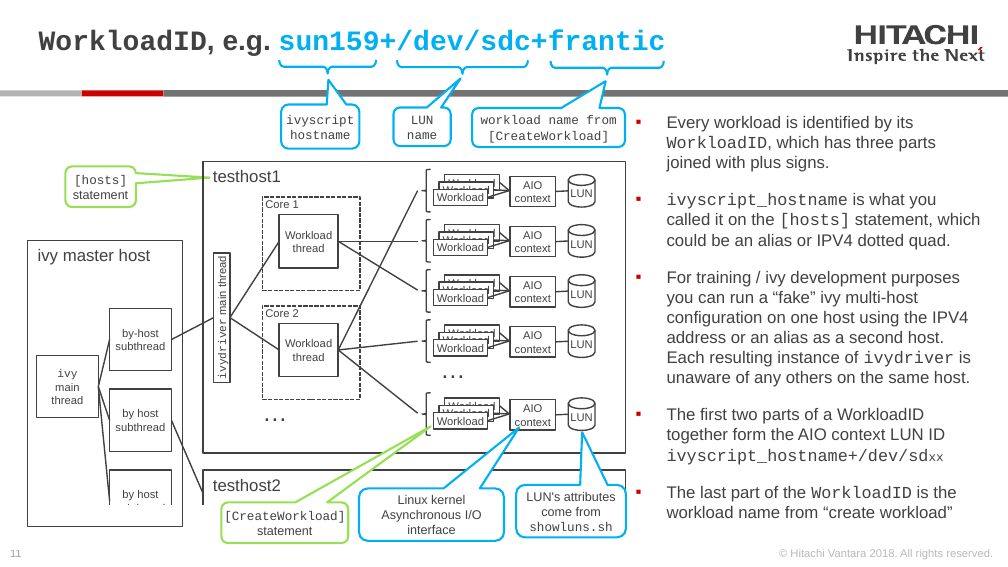
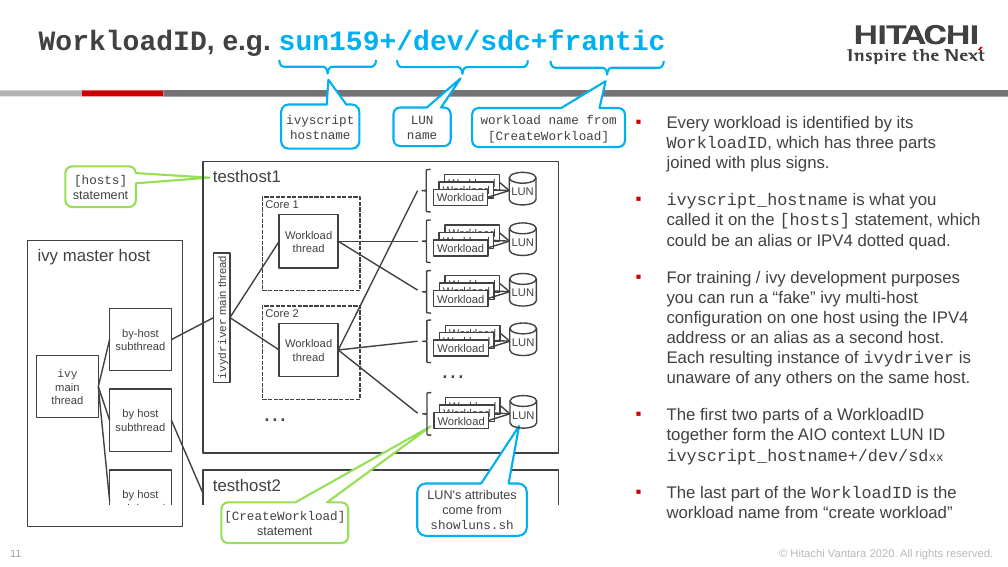
Before and after one commit to Hitachi-Data-Systems/ivy, a slide deck: slide 11 of doc/getting_started_with_ivy.pptx. Drawn at 1008x567 pixels with LibreOffice and Linux fonts; fonts in the diff are those of the drawing. Boxes give left, top, right and bottom in pixels: in the first picture for what was removed or moved away, otherwise in the second. Text is boxed around its words. In the diff, an @@ line names an element or a change of style, - is before the commit and + after.

```diff
--- a/doc/getting_started_with_ivy.pptx
+++ b/doc/getting_started_with_ivy.pptx
@@ rectangle "testhost1": place and size @@
-rectangle "testhost1" at (203, 161, 625, 453)
+rectangle "testhost1" at (203, 161, 558, 453)
@@ rectangle removed at (510, 176, 556, 207) @@
-AIO context
@@ line removed from (555, 192) to (569, 191) @@
@@ 5 cylinders: place and size @@
-5 cylinders at (569, 174, 596, 430)
+5 cylinders at (509, 172, 537, 428)
@@ rectangle removed at (510, 227, 556, 257) @@
-AIO context
@@ line removed from (555, 242) to (569, 241) @@
@@ rectangle removed at (510, 276, 556, 306) @@
-AIO context
@@ line removed from (555, 291) to (569, 291) @@
@@ rectangle removed at (510, 327, 556, 357) @@
-AIO context
@@ line removed from (555, 342) to (569, 342) @@
@@ rectangle removed at (510, 400, 556, 430) @@
-AIO context
@@ line removed from (555, 415) to (569, 414) @@
@@ rectangle "testhost2": place and size @@
-rectangle "testhost2" at (203, 470, 625, 567)
+rectangle "testhost2" at (203, 470, 558, 567)
@@ rounded speech box removed at (359, 489, 504, 541) @@
-Linux kernel Asynchronous I/O interface
@@ rounded speech box "LUN's attributes come from showluns.sh": place and size @@
-rounded speech box "LUN's attributes come from showluns.sh" at (516, 485, 626, 537)
+rounded speech box "LUN's attributes come from showluns.sh" at (417, 484, 527, 536)
@@ rounded speech box "LUN's attributes come from showluns.sh" at (417, 484, 527, 536): proportions changed @@
@@ text at (790, 549, 993, 559): text changed @@
-© Hitachi Vantara 2018. All rights reserved.
+© Hitachi Vantara 2020. All rights reserved.
```
Also in this commit, not shown: 26 other slides changed, 1 slide added, 1 slide removed, 9 other files.
